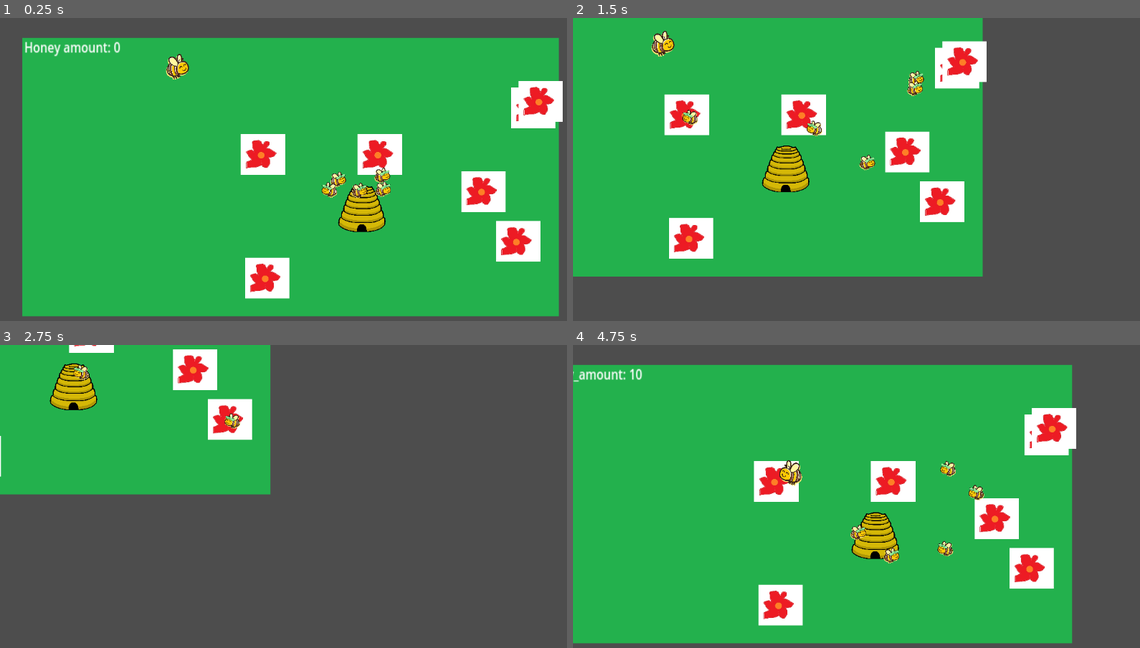
Above: before the commit, frames 1-4 (two rows, left to right).
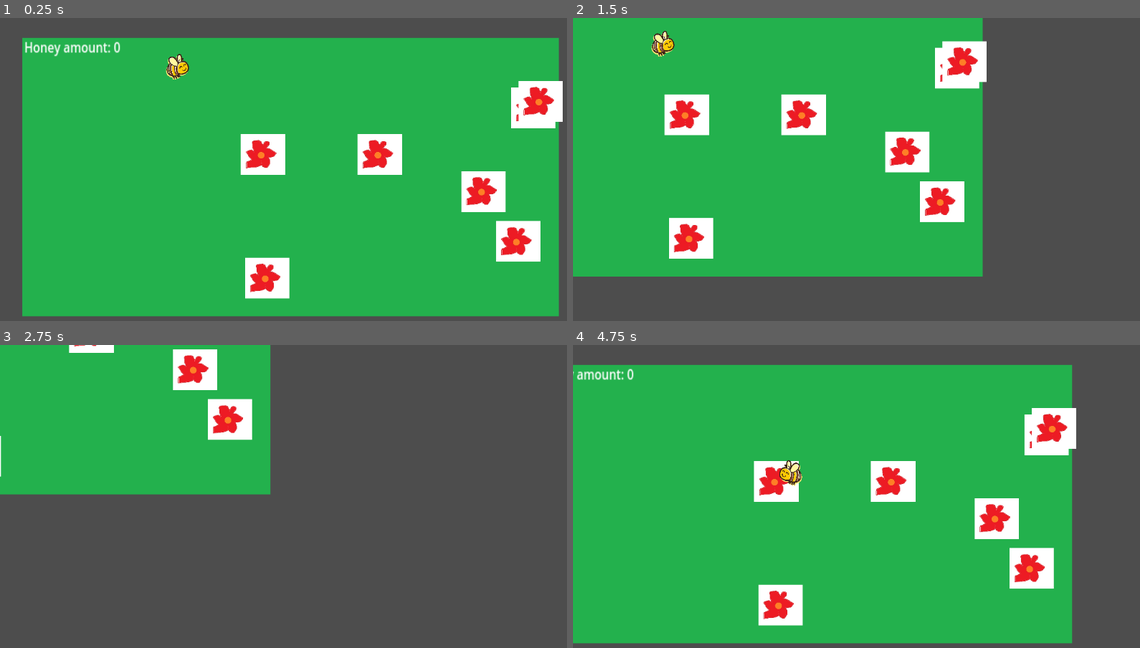
Above: after the commit, the same moments.

Repository: jam53/GMTK-Gamejam-2024
Game: Godot game, scene res://scenes/lawn.tscn
The game is run twice, just before and just after one commit, with the same random seed, the same clock (stepped at 60 frames per second) and the same inputs.
Inputs (mouse positions are in pixels of both pictures, inside the frame that each line leads up to):
- Up to frame 1 (0.25 s): no input
- Up to frame 2 (1.5 s): move the mouse to (986, 163) at 0.52 s; hold D (right) 0.53-1.28 s; tap Z (disable_follow) at 0.6, 1.35 s; click (986, 163) at 0.67 s; move the mouse to (743, 193) at 1.27 s; hold S (down) from 1.28 s (still down); click (743, 193) at 1.42 s
- Up to frame 3 (2.75 s): move the mouse to (345, 435) at 2.02 s; release S (down) at 2.03 s; hold D (right) from 2.03 s (still down); tap Z (disable_follow) at 2.1 s; click (345, 435) at 2.17 s
- Up to frame 4 (4.75 s): move the mouse to (828, 569) at 2.77 s; release D (right) at 2.78 s; hold W (up) 2.78-3.53 s; tap Z (disable_follow) at 2.85, 3.6, 4.35 s; click (828, 569) at 2.92 s; move the mouse to (1032, 554) at 3.52 s; hold A (left) from 3.53 s (still down); click (1032, 554) at 3.67 s; move the mouse to (686, 457) at 4.27 s; click (686, 457) at 4.42 s

The runs differ from the first frame. In frame 1, 1.4% of the frame differs, in the area x 56-69%, y 49-71%; in frame 2, 1.5%; in frame 3, 1.1%; in frame 4, 1.7%, in the area x 0-73%, y 7-73%.

Commit message:
Removed print statements + small fixes
see initial review of PR#5

Diff:
--- a/scenes/hive.tscn
+++ b/scenes/hive.tscn
@@ -1,18 +1,9 @@
-[gd_scene load_steps=4 format=3 uid="uid://cod0dvo24bwsr"]
+[gd_scene load_steps=2 format=3 uid="uid://ds65m84ydh2gb"]
 
-[ext_resource type="Script" path="res://scripts/hive.gd" id="1_srik8"]
-[ext_resource type="Texture2D" uid="uid://ihpxivsh2rae" path="res://assets/sprites/temp/beehive.png" id="2_38u8k"]
+[ext_resource type="Texture2D" path="res://assets/sprites/hive.webp" id="1_r0bes"]
 
-[sub_resource type="CircleShape2D" id="CircleShape2D_swtab"]
-radius = 33.7343
-
-[node name="Hive" type="StaticBody2D"]
-script = ExtResource("1_srik8")
+[node name="Hive" type="Node2D"]
 
 [node name="Sprite2D" type="Sprite2D" parent="."]
-scale = Vector2(0.0714544, 0.0714544)
-texture = ExtResource("2_38u8k")
-
-[node name="CollisionShape2D" type="CollisionShape2D" parent="."]
-position = Vector2(2, 8)
-shape = SubResource("CircleShape2D_swtab")
+scale = Vector2(0.25, 0.25)
+texture = ExtResource("1_r0bes")
--- a/scripts/boids_component.gd
+++ b/scripts/boids_component.gd
@@ -23,7 +23,7 @@
 
 var _flock: Array = []
 var _velocity: Vector2
-var _stop_mouse_follow = false
+var _stop_mouse_follow := false
 
 
 
@@ -64,13 +64,11 @@
 		var cross = target.x - self.global_position.x
 		if cross > 0:
 			# Target is to the right
-			print("target to the right: %s" % facing_right)
 			if not facing_right:
 				sprite.flip_h = !sprite.flip_h
 				facing_right = true
 		elif cross < 0:
 			# Target is to the left
-			print("target to the left: %s" % facing_right)
 			if facing_right:
 				sprite.flip_h = !sprite.flip_h
 				facing_right = false
--- a/scripts/game_manager.gd
+++ b/scripts/game_manager.gd
@@ -3,7 +3,7 @@
 class_name GameManager
 
 var honey_amount := 0
-@onready var honey_amount_label = $honeyamountlabel
+@onready var honey_amount_label: Label = $honeyamountlabel
 
 func update_honey(delta: int):
 	honey_amount += delta
--- a/scripts/pollinator.gd
+++ b/scripts/pollinator.gd
@@ -30,23 +30,19 @@
 func _on_flower_detection_area_area_entered(area):
 	if area.get_parent() == boids_component.lure and not _flower_found:
 		_flower_found = true
-		print("Flower found")
 		pollinate_timer.start()
 
 
 func _on_flower_detection_area_body_entered(body):
 	if body == hive and not _in_hive and _flower_found:
-		print("Hive found")
 		_flower_found = false
 		_in_hive = true
 		hive.bee_arrived()
 		hive_timer.start()
 
 func _on_pollinate_timer_timeout():
-	print("Flower pollinated")
 	boids_component.lure = hive
 
 func _on_hive_timer_timeout():
-	print("Hivetime finished")
 	_in_hive = false
 	boids_component.lure = null
